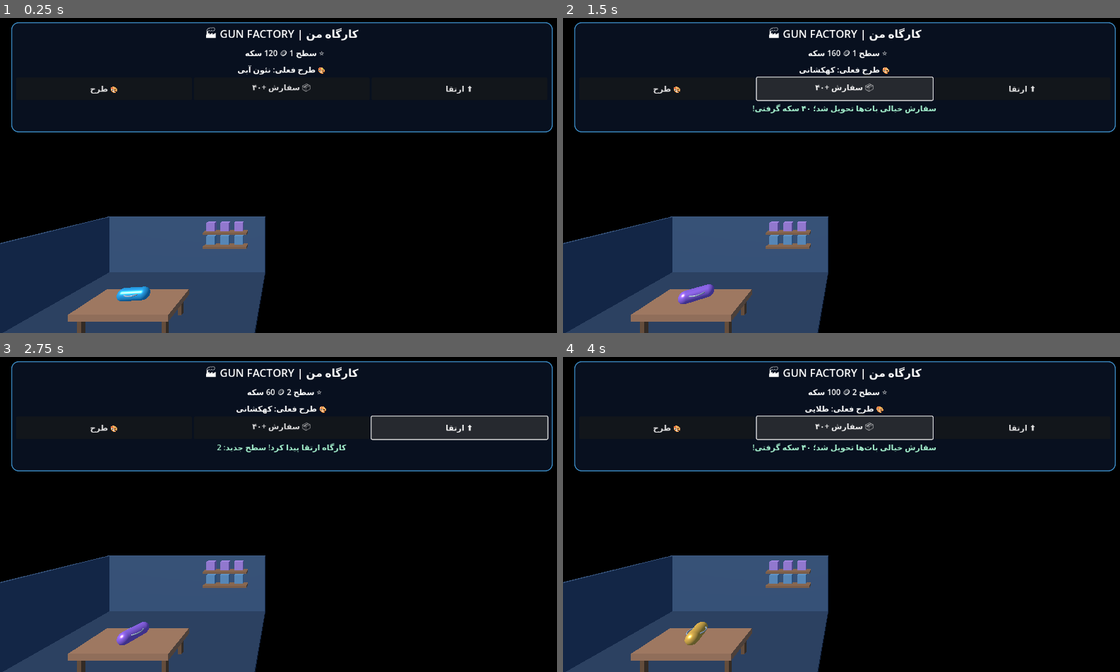
Above: before the commit, frames 1-4 (two rows, left to right).
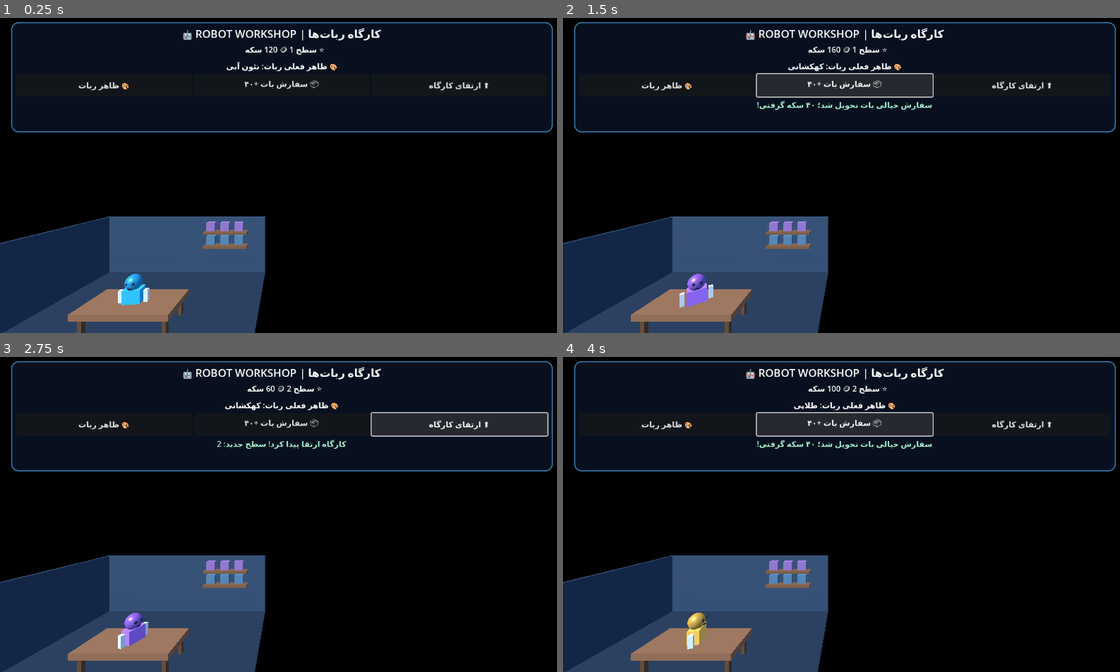
Above: after the commit, the same moments.

Repository: parsaalighelichpour-del/GunFactory
Game: Godot game, scene res://Main.tscn
Two runs of this game, one before a commit and one after it. Both use one fixed random seed, a clock stepped at 60 frames per second and the inputs below.
Inputs:
- Up to frame 1 (0.25 s): no input
- Up to frame 2 (1.5 s): click "🎨 طرح" (after the commit: "🎨 ظاهر ربات") at 0.5 s; click "📦 سفارش +۴۰" (after the commit: "📦 سفارش بات +۴۰") at 1.25 s
- Up to frame 3 (2.75 s): click "⬆ ارتقا" (after the commit: "⬆ ارتقای کارگاه") at 2 s
- Up to frame 4 (4 s): click "🎨 طرح" (after the commit: "🎨 ظاهر ربات") at 2.75 s; click "📦 سفارش +۴۰" (after the commit: "📦 سفارش بات +۴۰") at 3.5 s

The runs differ from the first frame. In frame 1, 1.9% of the frame differs, in the area x 14-88%, y 2-92%; in frame 2, 3.4%; in frame 3, 3.3%; in frame 4, 3.3%.

Commit message:
Retheme project as Robot Workshop

Diff:
--- a/main.gd
+++ b/main.gd
@@ -9,15 +9,15 @@
 var level_text: Label
 var style_text: Label
 var message: Label
-var display: Node3D
-var display_mat: StandardMaterial3D
+var robot: Node3D
+var robot_material: StandardMaterial3D
 
 func mat(color: Color, metal := 0.0) -> StandardMaterial3D:
-    var m := StandardMaterial3D.new()
-    m.albedo_color = color
-    m.metallic = metal
-    m.roughness = 0.35
-    return m
+    var material := StandardMaterial3D.new()
+    material.albedo_color = color
+    material.metallic = metal
+    material.roughness = 0.35
+    return material
 
 func box(parent: Node3D, size: Vector3, pos: Vector3, color: Color) -> void:
     var mesh := BoxMesh.new()
@@ -27,6 +27,17 @@
     node.position = pos
     node.material_override = mat(color)
     parent.add_child(node)
+
+func sphere(parent: Node3D, radius: float, pos: Vector3, material: Material) -> MeshInstance3D:
+    var mesh := SphereMesh.new()
+    mesh.radius = radius
+    mesh.height = radius * 2.0
+    var node := MeshInstance3D.new()
+    node.mesh = mesh
+    node.position = pos
+    node.material_override = material
+    parent.add_child(node)
+    return node
 
 func _ready() -> void:
     var env_node := WorldEnvironment.new()
@@ -57,27 +68,20 @@
         box(self, Vector3(0.7, 0.72, 0.52), Vector3(2.6 + i * 1.15, 3.05, -5.8), Color("#527b9e"))
         box(self, Vector3(0.7, 0.72, 0.52), Vector3(2.6 + i * 1.15, 4.15, -5.8), Color("#8c6eb3"))
 
-    # Abstract decorative collectible only; not a functional weapon model.
-    display = Node3D.new()
-    display.position = Vector3(0, 1.65, -0.35)
-    add_child(display)
-    var core := MeshInstance3D.new()
-    var capsule := CapsuleMesh.new()
-    capsule.radius = 0.34
-    capsule.height = 1.7
-    core.mesh = capsule
-    core.rotation_degrees.z = 90
-    display_mat = mat(colors[style_index], 0.55)
-    core.material_override = display_mat
-    display.add_child(core)
-    var ring := MeshInstance3D.new()
-    var torus := TorusMesh.new()
-    torus.inner_radius = 0.42
-    torus.outer_radius = 0.49
-    ring.mesh = torus
-    ring.position.y = 0.12
-    ring.material_override = mat(Color("#d7eaff"), 0.7)
-    display.add_child(ring)
+    # Cute fictional display robot assembled from simple geometric shapes.
+    robot = Node3D.new()
+    robot.position = Vector3(0, 1.55, -0.35)
+    add_child(robot)
+    robot_material = mat(colors[style_index], 0.45)
+    box(robot, Vector3(0.95, 0.9, 0.62), Vector3(0, 0, 0), colors[style_index])
+    sphere(robot, 0.43, Vector3(0, 0.78, 0), robot_material)
+    box(robot, Vector3(0.22, 0.7, 0.24), Vector3(-0.67, 0.0, 0), Color("#d7eaff"))
+    box(robot, Vector3(0.22, 0.7, 0.24), Vector3(0.67, 0.0, 0), Color("#d7eaff"))
+    box(robot, Vector3(0.25, 0.55, 0.28), Vector3(-0.27, -0.68, 0), Color("#8cf5e8"))
+    box(robot, Vector3(0.25, 0.55, 0.28), Vector3(0.27, -0.68, 0), Color("#8cf5e8"))
+    sphere(robot, 0.075, Vector3(-0.16, 0.84, 0.36), mat(Color("#17283d")))
+    sphere(robot, 0.075, Vector3(0.16, 0.84, 0.36), mat(Color("#17283d")))
+    box(robot, Vector3(0.18, 0.06, 0.06), Vector3(0, 0.58, 0.4), Color("#17283d"))
 
     var camera := Camera3D.new()
     camera.position = Vector3(8.5, 8.5, 11.5)
@@ -110,7 +114,7 @@
     layout.add_theme_constant_override("separation", 5)
     panel.add_child(layout)
     var title := Label.new()
-    title.text = "🏭 GUN FACTORY | کارگاه من"
+    title.text = "🤖 ROBOT WORKSHOP | کارگاه ربات‌ها"
     title.horizontal_alignment = HORIZONTAL_ALIGNMENT_CENTER
     title.add_theme_font_size_override("font_size", 22)
     layout.add_child(title)
@@ -127,9 +131,9 @@
     var row := HBoxContainer.new()
     row.alignment = BoxContainer.ALIGNMENT_CENTER
     layout.add_child(row)
-    add_button(row, "🎨 طرح", change_style)
-    add_button(row, "📦 سفارش +۴۰", deliver_order)
-    add_button(row, "⬆ ارتقا", upgrade)
+    add_button(row, "🎨 ظاهر ربات", change_style)
+    add_button(row, "📦 سفارش بات +۴۰", deliver_order)
+    add_button(row, "⬆ ارتقای کارگاه", upgrade)
     message = Label.new()
     message.horizontal_alignment = HORIZONTAL_ALIGNMENT_CENTER
     message.autowrap_mode = TextServer.AUTOWRAP_WORD_SMART
@@ -137,27 +141,31 @@
     layout.add_child(message)
 
 func add_button(parent: HBoxContainer, caption: String, action: Callable) -> void:
-    var b := Button.new()
-    b.text = caption
-    b.size_flags_horizontal = Control.SIZE_EXPAND_FILL
-    b.custom_minimum_size.y = 46
-    b.pressed.connect(action)
-    parent.add_child(b)
+    var button := Button.new()
+    button.text = caption
+    button.size_flags_horizontal = Control.SIZE_EXPAND_FILL
+    button.custom_minimum_size.y = 46
+    button.pressed.connect(action)
+    parent.add_child(button)
 
 func refresh() -> void:
     coin_text.text = "🪙 %d سکه   " % coins
     level_text.text = "⭐ سطح %d" % level
-    style_text.text = "🎨 طرح فعلی: %s" % styles[style_index]
-    display_mat.albedo_color = colors[style_index]
+    style_text.text = "🎨 ظاهر فعلی ربات: %s" % styles[style_index]
+    robot_material.albedo_color = colors[style_index]
+    for child in robot.get_children():
+        if child is MeshInstance3D and child.material_override is StandardMaterial3D:
+            if child.material_override.albedo_color == colors[0] or child.material_override.albedo_color == colors[1] or child.material_override.albedo_color == colors[2] or child.material_override.albedo_color == colors[3]:
+                child.material_override.albedo_color = colors[style_index]
 
 func change_style() -> void:
     style_index = (style_index + 1) % styles.size()
-    message.text = "طرح نمایشی جدید انتخاب شد!"
+    message.text = "ظاهر ربات عوض شد!"
     refresh()
 
 func deliver_order() -> void:
     coins += 40
-    message.text = "سفارش خیالی بات‌ها تحویل شد؛ ۴۰ سکه گرفتی!"
+    message.text = "سفارش خیالی بات تحویل شد؛ ۴۰ سکه گرفتی!"
     refresh()
 
 func upgrade() -> void:
@@ -171,5 +179,5 @@
     refresh()
 
 func _process(delta: float) -> void:
-    if display:
-        display.rotate_y(delta * 0.45)
+    if robot:
+        robot.rotate_y(delta * 0.45)
